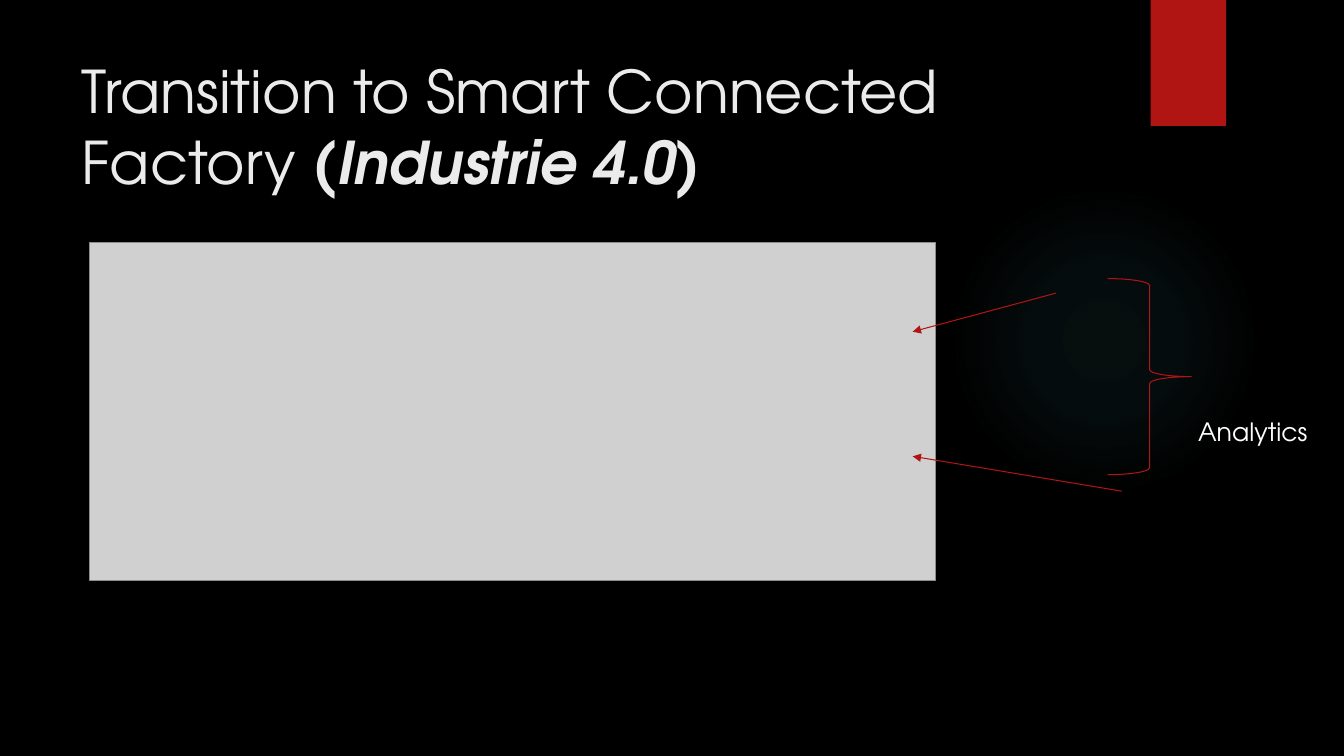
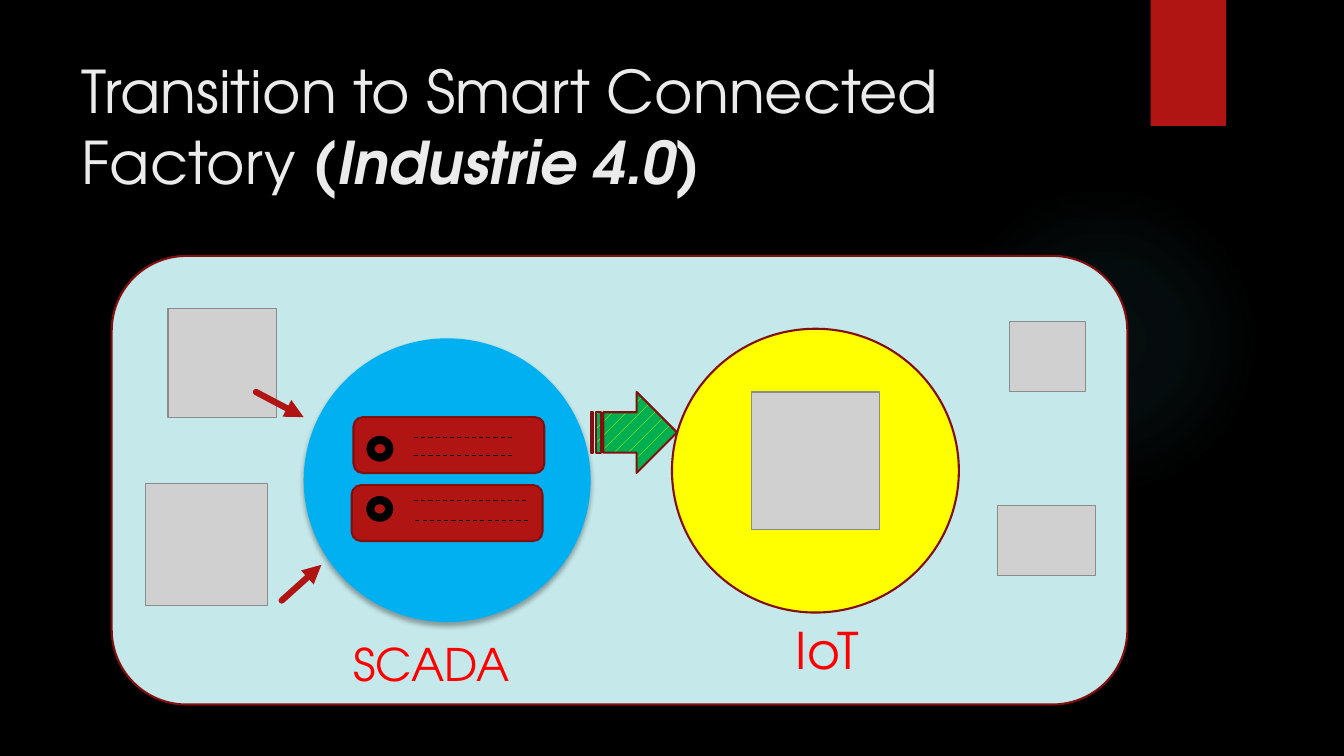
Before and after one commit to girishsukukumar/thingworx, a slide deck: slide 11 of Introduction to IoT.pptx. Drawn at 1344x756 pixels with LibreOffice and Linux fonts; fonts in the diff are those of the drawing; grey boxes stand for pictures; background and template pictures are left out. Boxes give left, top, right and bottom in pixels: in the first picture for what was removed or moved away, otherwise in the second. Text is boxed around its words. In the diff, an @@ line names an element or a change of style, - is before the commit and + after.

```diff
--- a/Introduction to IoT.pptx
+++ b/Introduction to IoT.pptx
@@ picture removed at (90,242,936,581) @@
@@ rounded rectangle added at (112,256,1128,705), fill #C5E8EA, outline #82100E 1.5 pt @@
@@ arrow removed from (1056, 293) to (912, 332) @@
@@ right brace removed at (1108,278,1192,475) @@
@@ picture added at (168,309,277,417) @@
@@ ellipse added at (673,329,960,613), fill #FFFF00, outline #82100E 1.5 pt @@
@@ picture added at (1009,322,1085,392) @@
@@ ellipse added at (303,339,591,623), fill #00B0F0 @@
@@ arrow added from (256, 392) to (303, 417), #B01513 4.5 pt @@
@@ rounded rectangle added at (354,417,544,473), fill #B01513, outline #82100E 1.5 pt @@
@@ striped right arrow added at (591,392,678,473), fill pattern #FFFF00 on #00B050, outline #82100E 1.5 pt @@
@@ picture added at (751,392,879,529) @@
@@ donut added at (368,437,393,460), fill #000000, outline #000000 1.5 pt @@
@@ line added from (414, 438) to (512, 438), #000000 0.75 pt dashed @@
@@ text removed at (1198,422,1307,446) @@
-Analytics
@@ line added from (414, 456) to (512, 456), #000000 0.75 pt dashed @@
@@ arrow removed from (1122, 491) to (912, 457) @@
@@ picture added at (145,484,267,606) @@
@@ rounded rectangle added at (352,485,542,540), fill #B01513, outline #82100E 1.5 pt @@
@@ donut added at (367,497,392,520), fill #000000, outline #000000 1.5 pt @@
@@ line added from (414, 500) to (527, 500), #000000 0.75 pt dashed @@
@@ picture added at (997,506,1096,577) @@
@@ line added from (415, 520) to (528, 520), #000000 0.75 pt dashed @@
@@ arrow added from (282, 601) to (322, 565), #B01513 4.5 pt @@
@@ text added at (353,647,509,682), 32 pt, text #FF0000 @@
+SCADA
@@ text added at (796,631,860,670), 36 pt, text #FF0000 @@
+IoT
```
Also in this commit, not shown: 2 other slides changed, 3 slides added.
